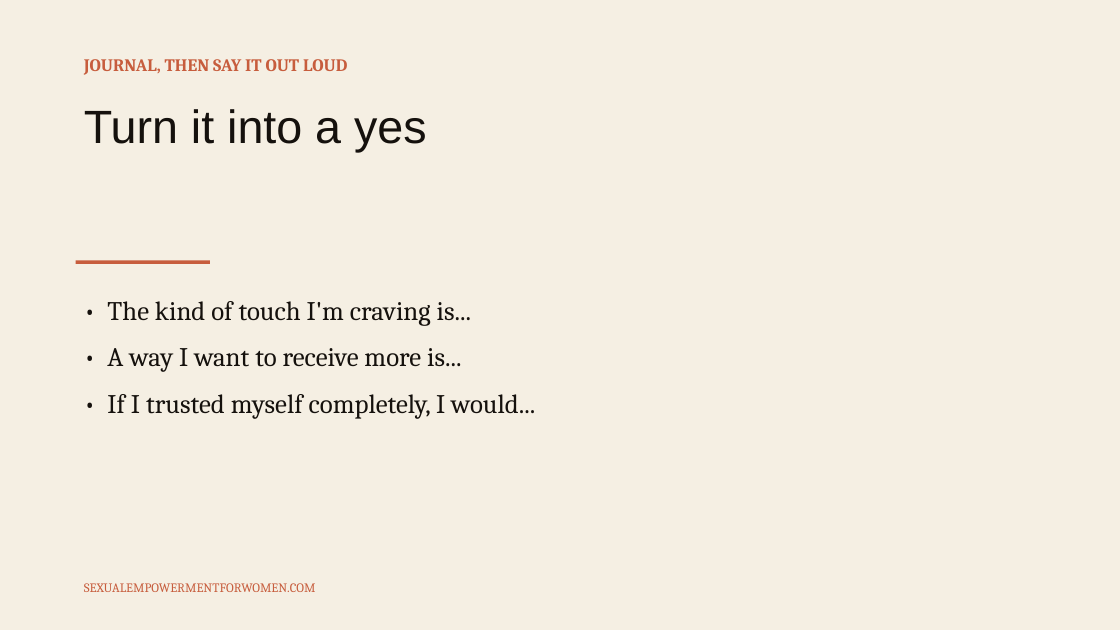
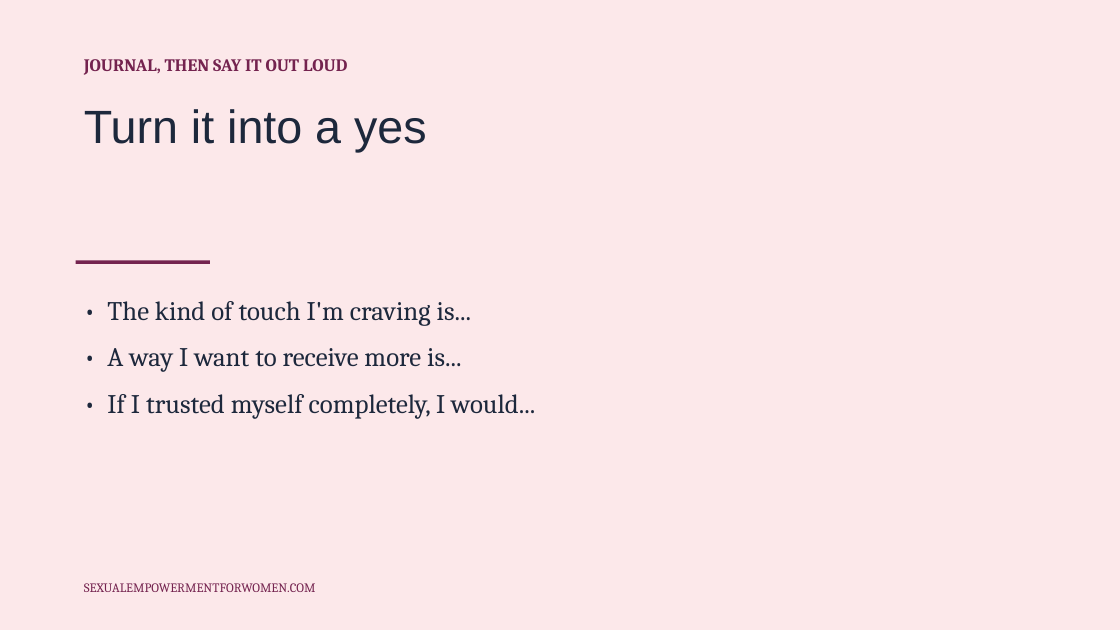
Before and after one commit to tarisha-starr/GitHub-folder, a slide deck: slide 16 of content/sessions/slides/Session-1-Coming-Home-to-Yourself.pptx. Drawn at 1120x630 pixels with LibreOffice and Linux fonts; fonts in the diff are those of the drawing. Boxes give left, top, right and bottom in pixels: in the first picture for what was removed or moved away, otherwise in the second. Text is boxed around its words. In the diff, an @@ line names an element or a change of style, - is before the commit and + after.

```diff
--- a/content/sessions/slides/Session-1-Coming-Home-to-Yourself.pptx
+++ b/content/sessions/slides/Session-1-Coming-Home-to-Yourself.pptx
@@ background #F5EFE3 to #FCE8EA @@
@@ text "JOURNAL, THEN SAY IT OUT ..." at [84, 59, 347, 75]: text colour #C75D3D to #74234F @@
@@ text "Turn it into a yes" at [84, 109, 427, 152]: text colour #15110D to #1D283C @@
@@ rectangle at [76, 260, 210, 264]: fill #C75D3D to #74234F @@
@@ text "• The kind of touch ..." at [107, 301, 535, 419]: text colour #15110D to #1D283C @@
@@ text "SEXUALEMPOWERMENTFORWOMEN.COM" at [84, 583, 316, 592]: text colour #C75D3D to #74234F @@
```
Also in this commit, not shown: 21 other slides changed, 9 other files.
